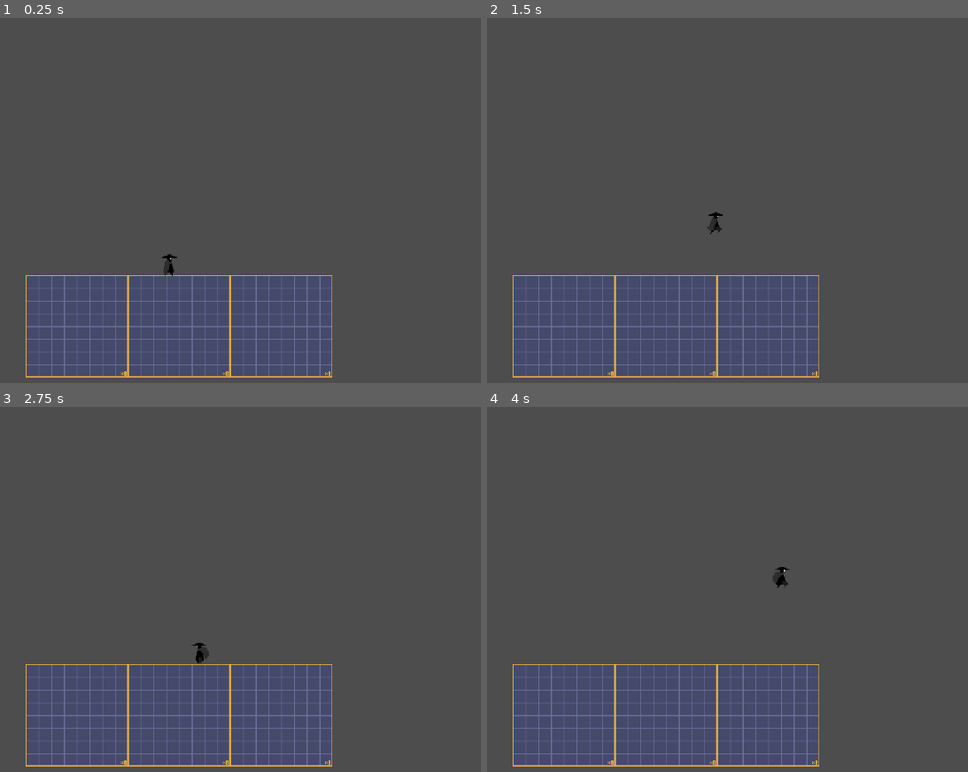
Above: before the commit, frames 1-4 (two rows, left to right).
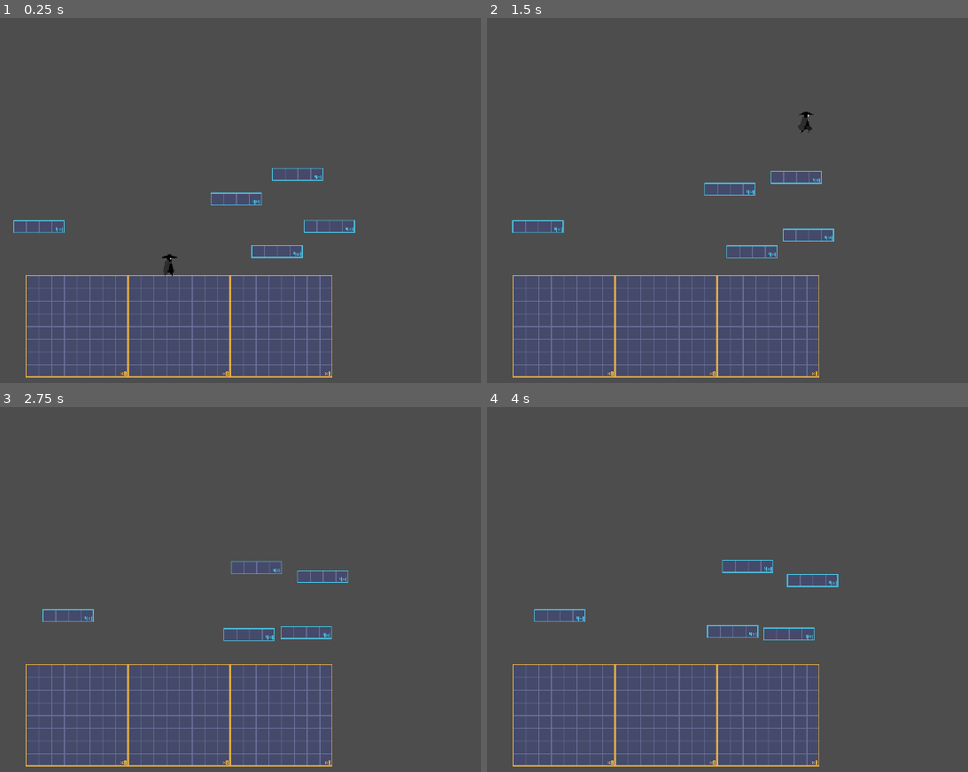
Above: after the commit, the same moments.

Repository: francosorbello/the-last-dance
Game: Godot game, scene res://tests/test.tscn
The game is run twice, just before and just after one commit, with the same random seed, the same clock (stepped at 60 frames per second) and the same inputs. The project has no main scene, so this scene is started directly.
Inputs:
- Up to frame 1 (0.25 s): no input
- Up to frame 2 (1.5 s): hold C (freeze) 0.53-1.28 s; hold Right (move_right) from 0.53 s (still down); tap Space (jump) at 0.77, 1.07 s; tap J at 0.8, 1.35 s
- Up to frame 3 (2.75 s): tap Space (jump) at 1.52, 1.55, 1.82 s; release Right (move_right) at 2.03 s; hold Left (move_left) from 2.03 s (still down); hold Space (jump) from 2.03 s (still down); tap C (freeze) at 2.3 s
- Up to frame 4 (4 s): release Left (move_left) at 2.78 s; release Space (jump) at 2.78 s; hold Right (move_right) from 2.78 s (still down); tap C (freeze) at 2.85 s; tap Space (jump) at 3.02, 3.32 s; tap J at 3.05, 3.6 s; tap Enter at 3.5 s; hold Space (jump) from 3.53 s (still down)

The runs differ from the first frame. In frame 1, 1.9% of the frame differs, in the area x 2-74%, y 41-66%; in frame 2, 2.1%, in the area x 5-73%, y 25-66%; in frame 3, 2.0%; in frame 4, 2.1%.

Commit message:
added freezable component and platforms

Diff:
--- /dev/null
+++ b/freezables/freezable_component.gd
@@ -0,0 +1,9 @@
+extends Node
+
+var frozen : bool = false
+
+signal on_freeze_toggle(is_frozen : bool)
+
+func toggle_freeze():
+    frozen = !frozen
+    on_freeze_toggle.emit(frozen)
--- /dev/null
+++ b/freezables/freezable_component.tscn
@@ -0,0 +1,6 @@
+[gd_scene load_steps=2 format=3 uid="uid://du2n7hnfpoyuw"]
+
+[ext_resource type="Script" uid="uid://s4hyw7g840mh" path="res://freezables/freezable_component.gd" id="1_51r4k"]
+
+[node name="FreezableComponent" type="Node" groups=["freezable"]]
+script = ExtResource("1_51r4k")
--- /dev/null
+++ b/freezables/platform/platform.gd
@@ -0,0 +1,29 @@
+@tool
+extends PathFollow2D
+
+@export var speed : float = 50
+@export var initial_progress_ratio : float = 0:
+    set(value):
+        initial_progress_ratio = value
+        if Engine.is_editor_hint():
+            progress_ratio = initial_progress_ratio
+
+var has_path : bool
+var _direction_modifier : int = 1
+
+func _ready():
+    if get_parent() is Path2D:
+        has_path = true
+        progress_ratio = initial_progress_ratio
+
+func _physics_process(delta):
+    if Engine.is_editor_hint() or $FreezableComponent.frozen:
+        return
+
+    if has_path:
+        progress += speed * delta * _direction_modifier
+        if not loop and is_zero_approx(progress_ratio) or is_equal_approx(progress_ratio,1.0):
+            _direction_modifier *= -1
+
+func _on_freezable_component_on_freeze_toggle(_is_frozen:bool) -> void:
+    pass # Replace with function body.
--- /dev/null
+++ b/freezables/platform/platform.tscn
@@ -0,0 +1,28 @@
+[gd_scene load_steps=5 format=3 uid="uid://bpmicnn75rcmd"]
+
+[ext_resource type="Script" uid="uid://cn0p8bxdwqe38" path="res://freezables/platform/platform.gd" id="1_4ojcy"]
+[ext_resource type="Texture2D" uid="uid://dgvp4j3v7donw" path="res://assets/platform.png" id="1_7p4g5"]
+[ext_resource type="PackedScene" uid="uid://du2n7hnfpoyuw" path="res://freezables/freezable_component.tscn" id="3_0v5mn"]
+
+[sub_resource type="RectangleShape2D" id="RectangleShape2D_7p4g5"]
+size = Vector2(64, 16)
+
+[node name="Platform" type="PathFollow2D"]
+rotates = false
+loop = false
+script = ExtResource("1_4ojcy")
+
+[node name="StaticBody2D" type="AnimatableBody2D" parent="."]
+collision_layer = 3
+sync_to_physics = false
+
+[node name="Sprite2D" type="Sprite2D" parent="StaticBody2D"]
+texture = ExtResource("1_7p4g5")
+
+[node name="CollisionShape2D" type="CollisionShape2D" parent="StaticBody2D"]
+shape = SubResource("RectangleShape2D_7p4g5")
+one_way_collision = true
+
+[node name="FreezableComponent" parent="." instance=ExtResource("3_0v5mn")]
+
+[connection signal="on_freeze_toggle" from="FreezableComponent" to="." method="_on_freezable_component_on_freeze_toggle"]
--- a/player/player.gd
+++ b/player/player.gd
@@ -4,12 +4,16 @@
 @export var jump_data : JumpData
 @export var player_data : PlayerData
 
+@export var debug_jump_enabled : bool = false
+
 # Get the gravity from the project settings to be synced with RigidBody nodes.
 var gravity: int = ProjectSettings.get_setting("physics/2d/default_gravity")
 
 func _unhandled_input(event):
-	if event.is_pressed() and not event is InputEventMouse and event.keycode == KEY_J:
-		$StateMachine.disabled = !$StateMachine.disabled
+	if event.is_action_pressed("jump") and debug_jump_enabled:
+		$StateMachine.transition_to("JumpingState")
+	if event.is_action_pressed("freeze"):
+		do_freeze()
 
 func _physics_process(_delta: float) -> void:
 	if velocity.x != 0:
@@ -20,6 +24,11 @@
 		return jump_data.get_jump_gravity()
 
 	return jump_data.get_fall_gravity()
+
+func do_freeze():
+	for freezable in get_tree().get_nodes_in_group("freezable"):
+		if freezable.has_method("toggle_freeze"):
+			freezable.toggle_freeze()
 
 #region Animations
 func play_idle_anim():
@@ -33,3 +42,4 @@
 
 func play_run_anim():
 	$AnimationPlayer.play("run")
+#endregion
--- a/player/player.tscn
+++ b/player/player.tscn
@@ -109,6 +109,7 @@
 }
 
 [node name="Player" type="CharacterBody2D"]
+collision_mask = 3
 script = ExtResource("1_g1dw6")
 jump_data = ExtResource("2_g1dw6")
 player_data = ExtResource("3_yw30f")
--- a/player/states/idle_state.gd
+++ b/player/states/idle_state.gd
@@ -10,7 +10,7 @@
 
     if not player.is_on_floor():
         state_machine.transition_to("FallingState")
-    elif Input.is_action_just_pressed("jump"):
-        state_machine.transition_to("JumpingState")
+    # elif Input.is_action_just_pressed("jump"):
+    #     state_machine.transition_to("JumpingState")
     elif Input.get_axis("move_left","move_right") != 0:
         state_machine.transition_to("MovingState")
--- a/player/states/moving_state.gd
+++ b/player/states/moving_state.gd
@@ -4,9 +4,9 @@
     player.play_run_anim()
 
 func physics_update(delta : float):
-    if Input.is_action_just_pressed("jump"):
-        state_machine.transition_to("JumpingState")
-        return
+    # if Input.is_action_just_pressed("jump"):
+    #     state_machine.transition_to("JumpingState")
+    #     return
     if player.velocity.y > 0:
         state_machine.transition_to("FallingState")
         return
--- a/project.godot
+++ b/project.godot
@@ -50,6 +50,10 @@
 ]
 }
 
+[layer_names]
+
+2d_physics/layer_2="Platform"
+
 [rendering]
 
 textures/canvas_textures/default_texture_filter=0
--- a/tests/test.tscn
+++ b/tests/test.tscn
@@ -1,7 +1,20 @@
-[gd_scene load_steps=3 format=3 uid="uid://ysd528wfqwyg"]
+[gd_scene load_steps=6 format=3 uid="uid://ysd528wfqwyg"]
 
 [ext_resource type="TileSet" uid="uid://cyke4okorrvbe" path="res://tileset/TileSet_16px.tres" id="1_yggfj"]
 [ext_resource type="PackedScene" uid="uid://buc2hq5m81801" path="res://player/player.tscn" id="2_eig8f"]
+[ext_resource type="PackedScene" uid="uid://bpmicnn75rcmd" path="res://freezables/platform/platform.tscn" id="3_7517i"]
+
+[sub_resource type="Curve2D" id="Curve2D_eig8f"]
+_data = {
+"points": PackedVector2Array(0, 0, 0, 0, 4, 3, 0, 0, 0, 0, 126, 3)
+}
+point_count = 2
+
+[sub_resource type="Curve2D" id="Curve2D_7517i"]
+_data = {
+"points": PackedVector2Array(-23.3254, 39.6531, 23.3254, -39.6531, 257, -21, -41.0526, 3.73206, 41.0526, -3.73206, 326, -63, -1.39952, -20.5263, 1.39952, 20.5263, 384, -16, 39.1866, -10.7297, -39.1866, 10.7297, 333, 30, 11.6627, 57.3804, -11.6627, -57.3804, 257, -21)
+}
+point_count = 5
 
 [node name="test" type="Node2D"]
 
@@ -11,7 +24,39 @@
 
 [node name="Player" parent="." instance=ExtResource("2_eig8f")]
 position = Vector2(179, 26)
+debug_jump_enabled = true
 
 [node name="Camera2D" type="Camera2D" parent="."]
 position = Vector2(127, -10)
 zoom = Vector2(1.3, 1.3)
+
+[node name="LinearPath" type="Path2D" parent="."]
+curve = SubResource("Curve2D_eig8f")
+
+[node name="Platform" parent="LinearPath" instance=ExtResource("3_7517i")]
+position = Vector2(4, 3)
+
+[node name="CircularPath" type="Path2D" parent="."]
+curve = SubResource("Curve2D_7517i")
+
+[node name="Platform" parent="CircularPath" instance=ExtResource("3_7517i")]
+position = Vector2(257, -21)
+loop = true
+
+[node name="Platform2" parent="CircularPath" instance=ExtResource("3_7517i")]
+position = Vector2(327.952, -63.1471)
+progress = 88.8643
+loop = true
+initial_progress_ratio = 0.25
+
+[node name="Platform3" parent="CircularPath" instance=ExtResource("3_7517i")]
+position = Vector2(383.897, -9.24216)
+progress = 177.729
+loop = true
+initial_progress_ratio = 0.5
+
+[node name="Platform4" parent="CircularPath" instance=ExtResource("3_7517i")]
+position = Vector2(326.894, 31.5718)
+progress = 252.375
+loop = true
+initial_progress_ratio = 0.71
Binary file added: assets/platform.png
Not shown, added: assets/platform.png.import
Not shown, added: freezables/freezable_component.gd.uid
Not shown, added: freezables/platform/platform.gd.uid
